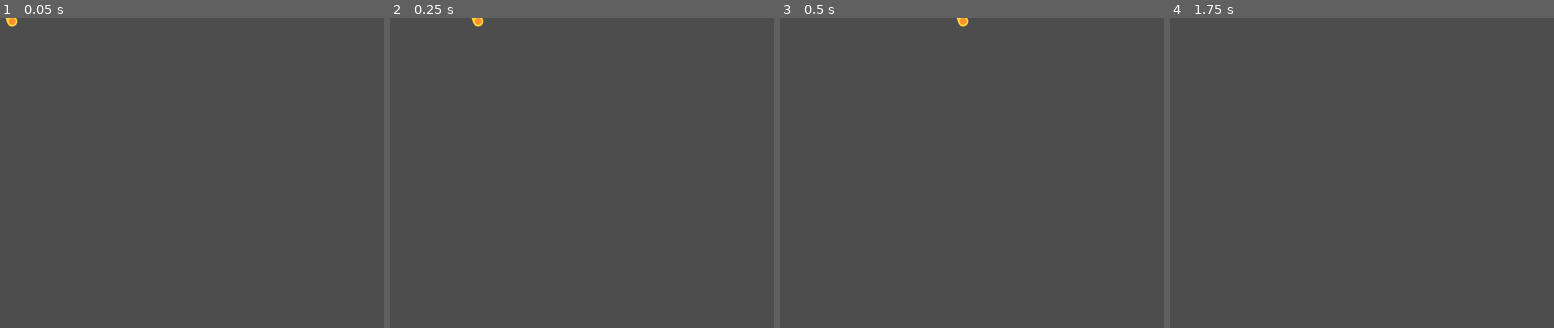
Above: before the commit, frames 1-4 (left to right).
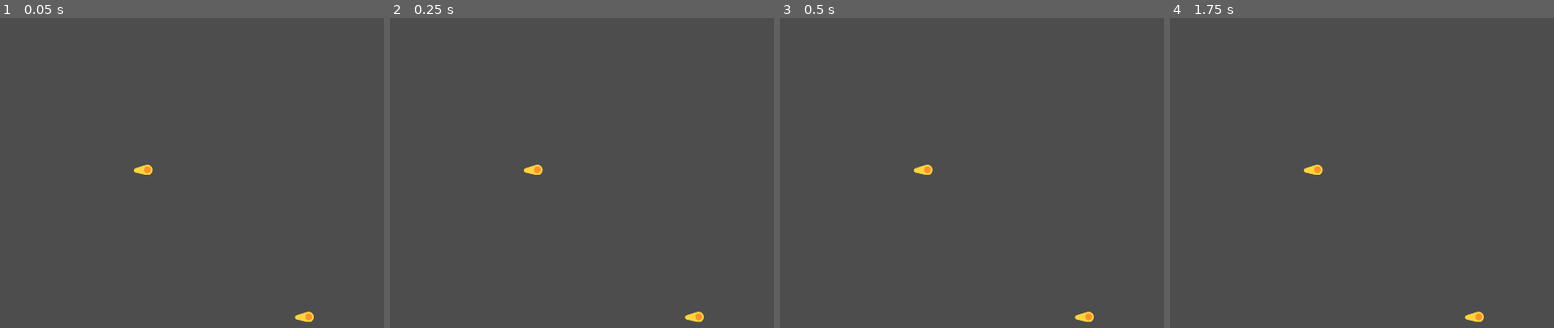
Above: after the commit, the same moments.

Repository: cyan-vm/VS-Game-
Game: Godot game, scene res://bullet.tscn
The game is run twice, just before and just after one commit, with the same random seed, the same clock (stepped at 60 frames per second) and the same inputs. This scene is started directly instead of the project's main scene.
Inputs:
- Up to frame 1 (0.05 s): no input
- Up to frame 2 (0.25 s): no input
- Up to frame 3 (0.5 s): no input
- Up to frame 4 (1.75 s): tap Enter at 0.5 s; hold D (move_right) 0.53-1.28 s; tap Space at 1.25 s; hold S (move_down) from 1.28 s (still down)

The runs differ from the first frame. In frame 1, 0.3% of the frame differs, in the area x 1-82%, y 0-99%; in frame 2, 0.3%; in frame 3, 0.3%; in frame 4, 0.3%.

Commit message:
Playing with vectors :)

Diff:
--- a/Bullet.gd
+++ b/Bullet.gd
@@ -1,12 +1,39 @@
+# Remember there is a backup file
+
 extends Area2D
 
-var traveled_distance = 0
+var speed = 50  # Adjust this value to control the speed of movement
 
-func _physics_process(delta):
-	const SPEED = 1000
-	const RANGE = 1200
-	var direction = Vector2.RIGHT.rotated(rotation)
-	position += direction * SPEED * delta
-	traveled_distance += SPEED * delta
-	if traveled_distance > RANGE:
-		queue_free()
+# func _physics_process(delta):
+# 	# rotation_degrees = 90
+# 	# Calculate the new position based on the current position and a movement vector
+# 	var target_position = Vector2(800, 200)
+# 	position = target_position
+# 	# var direction = (target_position - position).normalized()
+# 	# position += direction * speed * delta
+# 	print(position)
+
+
+# func _ready():
+# 	#var myVec = Vector2(100, 100)
+# 	var initial_position = Vector2(800, 200)
+# 	position = initial_position
+# 	var my_sprite = preload("res://pistol/projectile.png")
+
+
+
+func _ready():
+	# var myVec = Vector2(100, 100)
+	var initial_position = Vector2(400, 400)  # Set the initial position to (400, 400)
+	position = initial_position
+	var my_sprite = preload("res://pistol/projectile.png")
+
+	# Create a Sprite node and set its texture to my_sprite
+	var sprite_node = Sprite2D.new()
+	sprite_node.texture = my_sprite
+
+	# Set the position of the sprite_node to the initial_position
+	sprite_node.position = initial_position
+
+	# Add the sprite_node as a child of the Area2D
+	add_child(sprite_node)
--- a/bullet.tscn
+++ b/bullet.tscn
@@ -7,14 +7,18 @@
 radius = 19.0263
 
 [node name="Bullet" type="Area2D"]
+position = Vector2(206, 114)
+rotation = -0.0335127
 collision_layer = 0
 collision_mask = 3
 script = ExtResource("1_m8vdj")
 
 [node name="Projectile" type="Sprite2D" parent="."]
+unique_name_in_owner = true
 position = Vector2(-11, -1)
-rotation = 1.01942
 texture = ExtResource("2_hcx46")
 
 [node name="CollisionShape2D" type="CollisionShape2D" parent="."]
 shape = SubResource("CircleShape2D_n327t")
+
+[connection signal="body_entered" from="." to="." method="_on_body_entered"]
